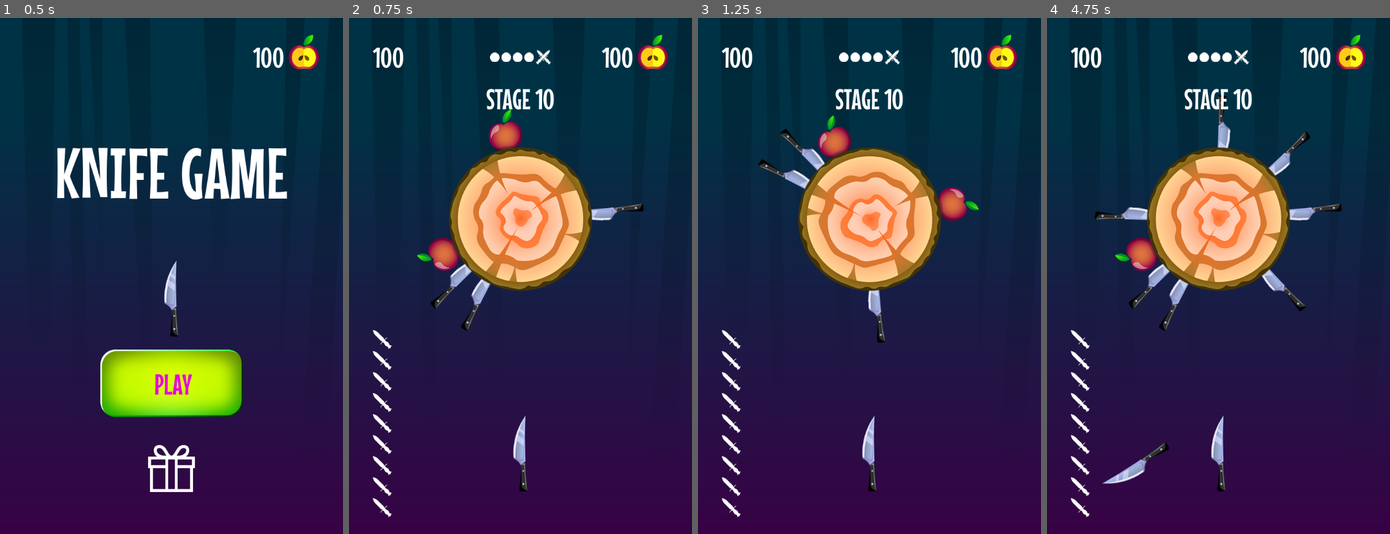
Above: before the commit, frames 1-4 (left to right).
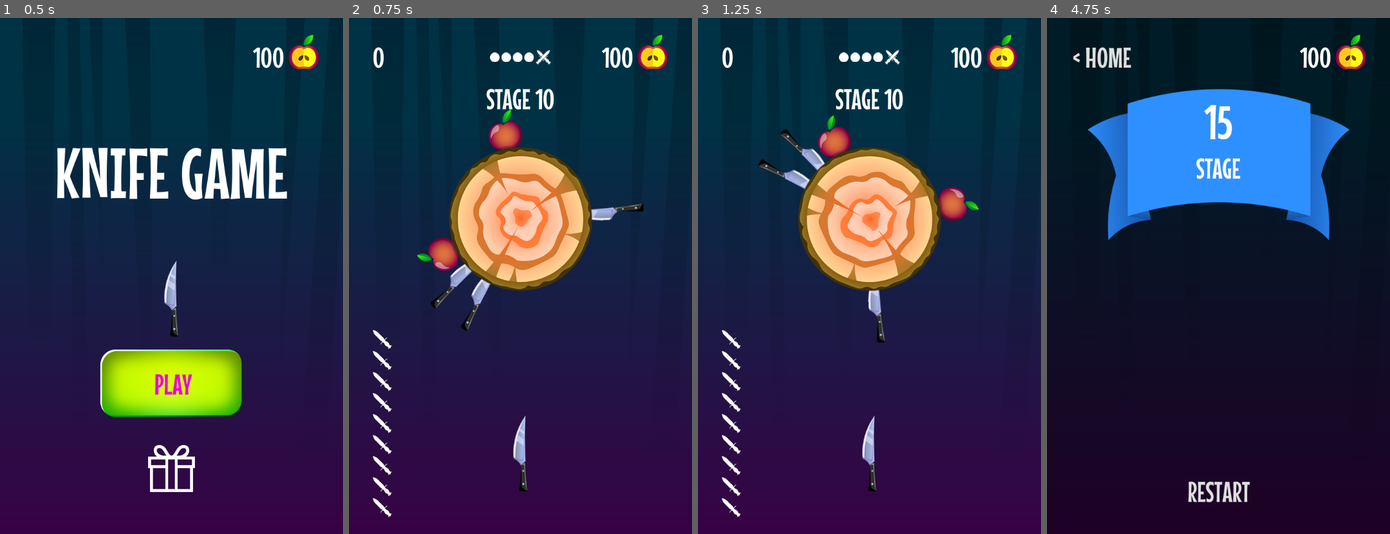
Above: after the commit, the same moments.

Repository: Alex-Grigorovich/Knife-Game
Game: Godot game, scene res://scenes/start screen/start_screen.tscn
Same seed, same stepped clock (60 frames per second), same inputs: the game is played once before the commit and once after it.
Inputs (mouse positions are in pixels of both pictures, inside the frame that each line leads up to):
- Up to frame 1 (0.5 s): no input
- Up to frame 2 (0.75 s): click "PLAY" at 0.5 s
- Up to frame 3 (1.25 s): no input
- Up to frame 4 (4.75 s): move the mouse to (1293, 250) at 1.27 s; click (1293, 250) at 1.42 s; move the mouse to (1149, 301) at 2.02 s; click (1149, 301) at 2.17 s; move the mouse to (1252, 162) at 2.77 s; click (1252, 162) at 2.92 s; move the mouse to (1201, 379) at 3.52 s; click (1201, 379) at 3.67 s; move the mouse to (1321, 353) at 4.27 s; click (1321, 353) at 4.42 s

Frame 1 is identical in both runs. In frame 2, 0.2% of the frame differs, in the area x 6-16%, y 5-10%; in frame 3, 0.2%; in frame 4, 97%, in the area x 0-100%, y 0-100%.

Commit message:
Add Restart and count score.
Add Restart and count score.

Diff:
--- a/core/events.gd
+++ b/core/events.gd
@@ -4,4 +4,6 @@
 	START, GAME, SHOP
 }
 
+signal game_over
 signal location_changed(location: LOCATIONS)
+signal points_changed(points: int)
--- a/core/globals.gd
+++ b/core/globals.gd
@@ -7,12 +7,21 @@
 }
 
 var rng := RandomNumberGenerator.new()
+var points := 0
 
 func _ready():
 	rng.randomize()
 	print_debug(rng.seed)
+	Events.location_changed.connect(handle_location_change)
 
-	Events.location_changed.connect(handle_location_change)
+func add_point():
+	points += 1
+	Events.points_changed.emit(points)
+
+func reset_points():
+	points = 0
+	Events.points_changed.emit(points)
+
 
 func handle_location_change(location: Events.LOCATIONS):
 	get_tree().change_scene_to_packed(location_to_scene.get(location))
--- a/elements/ui/hud/hud.gd
+++ b/elements/ui/hud/hud.gd
@@ -10,10 +10,14 @@
 
 func _ready():
 	Events.location_changed.connect(update_hud_location)
+	Events.points_changed.connect(update_points)
 	update_hud_location(Events.LOCATIONS.START)
 
 func _on_home_button_pressed():
 	Events.location_changed.emit(Events.LOCATIONS.START)
+
+func update_points(points: int):
+	points_label.text = str(points)
 
 func update_hud_location (location: Events.LOCATIONS):
 	match location:
@@ -35,3 +39,10 @@
 			points_label.hide()
 			stage_label.hide()
 			stage_counter.hide()
+
+func update_hud_restart():
+	knives_counter.hide()
+	home_button.show()
+	points_label.hide()
+	stage_label.hide()
+	stage_counter.hide()
--- a/elements/ui/hud/hud.tscn
+++ b/elements/ui/hud/hud.tscn
@@ -51,11 +51,10 @@
 
 [node name="PointsLabel" type="Label" parent="MarginContainer/VBoxContainer/HBoxContainer"]
 unique_name_in_owner = true
-visible = false
 layout_mode = 2
 size_flags_horizontal = 3
 theme = ExtResource("2_vfe1n")
-text = "100"
+text = "0"
 
 [node name="StageCounter" type="HBoxContainer" parent="MarginContainer/VBoxContainer/HBoxContainer"]
 unique_name_in_owner = true
--- /dev/null
+++ b/elements/ui/restart_overlay/restart_overlay.gd
@@ -0,0 +1,5 @@
+extends CanvasLayer
+
+
+func _on_button_pressed():
+	Events.location_changed.emit(Events.LOCATIONS.GAME)
--- a/elements/ui/restart_overlay/restart_overlay.tscn
+++ b/elements/ui/restart_overlay/restart_overlay.tscn
@@ -1,6 +1,7 @@
-[gd_scene load_steps=8 format=3 uid="uid://og4uuk482vbv"]
+[gd_scene load_steps=9 format=3 uid="uid://og4uuk482vbv"]
 
 [ext_resource type="Texture2D" uid="uid://croxd6vnu7m5d" path="res://assets/banner.png" id="1_j7w1l"]
+[ext_resource type="Script" path="res://elements/ui/restart_overlay/restart_overlay.gd" id="1_s2exh"]
 [ext_resource type="Texture2D" uid="uid://cxc0eg6ywmqi5" path="res://assets/background.png" id="1_xrl8a"]
 [ext_resource type="Theme" uid="uid://coddn0pcj11gc" path="res://styles/main.themes.tres" id="2_cugrk"]
 
@@ -155,6 +156,7 @@
 
 [node name="RestartOverlay" type="CanvasLayer"]
 layer = 4
+script = ExtResource("1_s2exh")
 
 [node name="TextureRect" type="TextureRect" parent="."]
 anchors_preset = 15
@@ -228,3 +230,5 @@
 libraries = {
 "": SubResource("AnimationLibrary_nhueh")
 }
+
+[connection signal="pressed" from="MarginContainer/Control/Button" to="." method="_on_button_pressed"]
--- /dev/null
+++ b/scenes/game.gd
@@ -0,0 +1,17 @@
+extends Node2D
+
+var restart_overlay_scene = preload("res://elements/ui/restart_overlay/restart_overlay.tscn")
+
+@onready var knife_shooter := $KnifeShooter
+
+func _ready():
+	Events.game_over.connect(end_game)
+
+func end_game():
+	knife_shooter.is_enabled = false
+	show_restart_overlay()
+	Globals.reset_points()
+
+func show_restart_overlay():
+	add_child(restart_overlay_scene.instantiate())
+	Hud.update_hud_restart()
--- a/scenes/game.tscn
+++ b/scenes/game.tscn
@@ -1,11 +1,13 @@
-[gd_scene load_steps=5 format=3 uid="uid://dkjspafqt123g"]
+[gd_scene load_steps=6 format=3 uid="uid://dkjspafqt123g"]
 
+[ext_resource type="Script" path="res://scenes/game.gd" id="1_g5udd"]
 [ext_resource type="PackedScene" uid="uid://dqf5kbhfs0wci" path="res://elements/knife_shooter.tscn" id="1_wnnne"]
 [ext_resource type="PackedScene" uid="uid://dkr1glujhk86t" path="res://elements/Targets/target.tscn" id="2_2gxjx"]
 [ext_resource type="AudioStream" uid="uid://c741awbqkrbyr" path="res://Sounds/8-Bit-Misfits-You-Spin-Me-Round-_Like-a-Record_.wav" id="3_8mpqq"]
 [ext_resource type="PackedScene" uid="uid://og4uuk482vbv" path="res://elements/ui/restart_overlay/restart_overlay.tscn" id="5_djhnh"]
 
 [node name="Game" type="Node2D"]
+script = ExtResource("1_g5udd")
 
 [node name="KnifeShooter" parent="." instance=ExtResource("1_wnnne")]
 position = Vector2(360, 901)
--- a/scripts/knife.gd
+++ b/scripts/knife.gd
@@ -45,8 +45,10 @@
 	if collider is Target:
 		add_knife_to_target(collider)
 		change_state(State.IDLE)
+		Globals.add_point()
 	else:
 		throw_away(collision.get_normal())
+		Events.game_over.emit()
 
 func add_knife_to_target(target: Target):
 	get_parent().remove_child(self)
--- a/scripts/knife_shooter.gd
+++ b/scripts/knife_shooter.gd
@@ -1,6 +1,7 @@
 extends Node2D
 
 var knife_scene := preload("res://elements/knife.tscn")
+var is_enabled := true
 
 @onready var knife = $Knife
 @onready var timer = $Timer
@@ -10,7 +11,7 @@
 	add_child(knife)
 
 func _input(event: InputEvent):
-	if event is InputEventScreenTouch and event.is_pressed() and  timer.time_left <= 0:
+	if is_enabled and event is InputEventScreenTouch and event.is_pressed() and  timer.time_left <= 0:
 		knife.throw()
 		timer.start()
 
